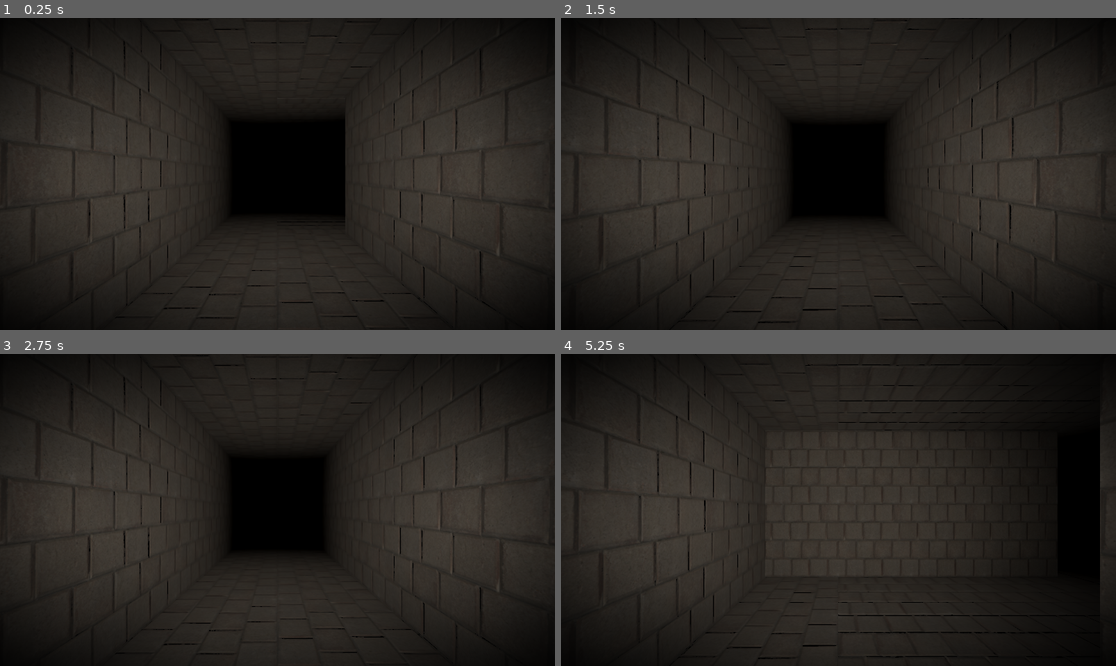
Above: before the commit, frames 1-4 (two rows, left to right).
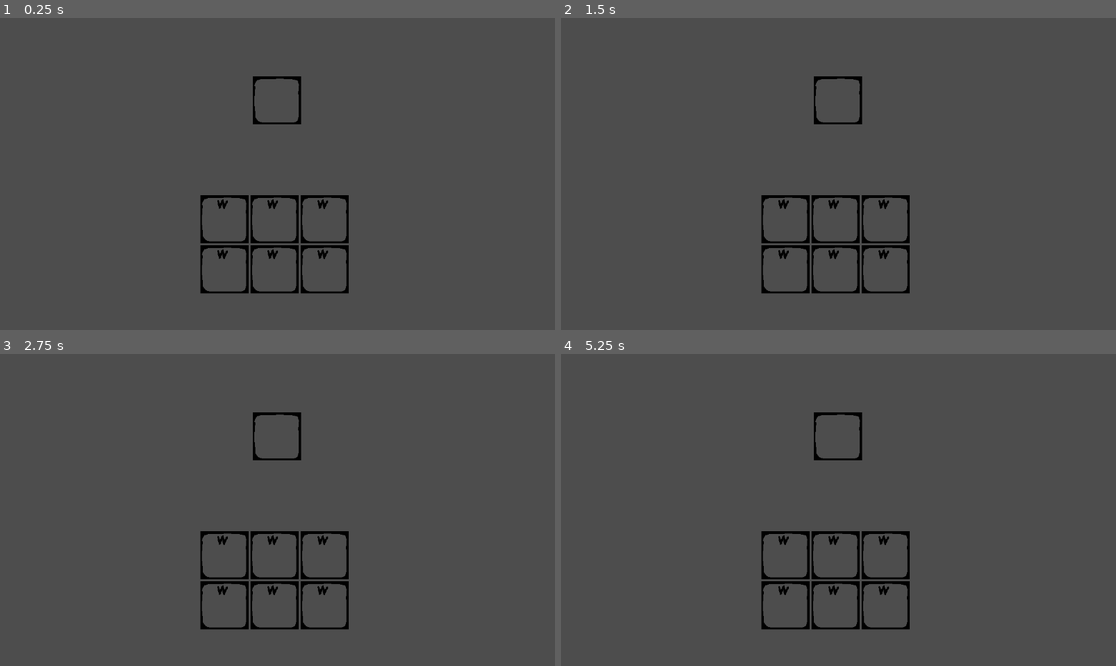
Above: after the commit, the same moments.

Repository: painttist/2023-04-04-Dungeon-Crawler-Jam
Game: Godot game, scene res://main.tscn
Two runs of this game, one before a commit and one after it. Both use one fixed random seed, a clock stepped at 60 frames per second and the inputs below. Before the commit the project starts from res://scenes/main.tscn.
Inputs:
- Up to frame 1 (0.25 s): no input
- Up to frame 2 (1.5 s): tap Enter at 0.5 s; hold D (right) 0.53-1.28 s; tap Space at 1.25 s; hold S (backward) from 1.28 s (still down)
- Up to frame 3 (2.75 s): tap Enter at 2 s; release S (backward) at 2.03 s; hold D (right) from 2.03 s (still down)
- Up to frame 4 (5.25 s): tap Space at 2.75, 5 s; release D (right) at 2.78 s; hold W (forward) 2.78-3.53 s; hold A (left) 3.53-5.03 s; tap Enter at 4.25 s; hold S (backward) from 5.03 s (still down)

The runs differ from the first frame. In frame 1, 97% of the frame differs, in the area x 0-100%, y 0-100%; in frame 2, 97%; in frame 3, 97%; in frame 4, 98%.

Commit message:
Inventory: set up

Diff:
--- /dev/null
+++ b/Draggable.gd
@@ -0,0 +1,20 @@
+extends TextureRect
+
+
+
+# Called when the node enters the scene tree for the first time.
+func _ready():
+
+	pass # Replace with function body.
+
+
+# Called every frame. 'delta' is the elapsed time since the previous frame.
+func _process(delta):
+	pass
+
+func _get_drag_data(at_position: Vector2):
+	print("get drag data: ", at_position)
+	var preview = TextureRect.new()
+	preview.texture = preload("res://Sprites/sword.png")
+	set_drag_preview(preview)
+	return self
--- /dev/null
+++ b/Draggable.tscn
@@ -0,0 +1,10 @@
+[gd_scene load_steps=3 format=3 uid="uid://ct3r82718w55y"]
+
+[ext_resource type="Texture2D" uid="uid://bitjffsxlw7hv" path="res://Sprites/slot_bg.png" id="1_g27s4"]
+[ext_resource type="Script" path="res://Draggable.gd" id="2_00he6"]
+
+[node name="Draggable" type="TextureRect"]
+offset_right = 40.0
+offset_bottom = 40.0
+texture = ExtResource("1_g27s4")
+script = ExtResource("2_00he6")
--- /dev/null
+++ b/Inventory.gd
@@ -0,0 +1,43 @@
+extends Panel
+
+class_name Inventory
+
+var inventory_slots = [
+	[null, null, null],
+	[null, null, null]
+];
+
+enum {
+	ARROW_UP,
+	SWORD,
+}
+
+# Called when the node enters the scene tree for the first time.
+func _ready():
+	var children = get_children()
+	var grid;
+	for child in children:
+		if child is GridContainer:
+			grid = child
+			break
+
+	var slots = grid.get_children()
+	var slot_count = 0
+	for slot in slots:
+		if is_instance_of(slot, InventorySlot):
+			inventory_slots[slot_count / 3][slot_count % 3] = slot
+			slot_count += 1
+
+#	# check inventory init
+#	print("check inventory init")
+#	for row in range(2):
+#		for col in range(3):
+#			print(inventory[row][col])
+
+func check_availble_for_place() -> bool:
+	print("check")
+	return true
+
+# Called every frame. 'delta' is the elapsed time since the previous frame.
+func _process(delta):
+	pass
--- /dev/null
+++ b/Inventory.tscn
@@ -0,0 +1,72 @@
+[gd_scene load_steps=4 format=3 uid="uid://d2ujpa2sybd7d"]
+
+[ext_resource type="Script" path="res://Inventory.gd" id="1_chvbc"]
+[ext_resource type="PackedScene" uid="uid://dookavn8tuqex" path="res://InventorySlot.tscn" id="1_jnp22"]
+
+[sub_resource type="StyleBoxTexture" id="StyleBoxTexture_h4oco"]
+
+[node name="Inventory" type="Panel"]
+theme_override_styles/panel = SubResource("StyleBoxTexture_h4oco")
+script = ExtResource("1_chvbc")
+
+[node name="GridContainer" type="GridContainer" parent="."]
+layout_mode = 1
+anchors_preset = 15
+anchor_right = 1.0
+anchor_bottom = 1.0
+offset_left = -154.0
+offset_top = -103.0
+offset_right = 154.0
+offset_bottom = 101.0
+grow_horizontal = 2
+grow_vertical = 2
+columns = 3
+
+[node name="Slot" parent="GridContainer" instance=ExtResource("1_jnp22")]
+layout_mode = 2
+
+[node name="Slot2" parent="GridContainer" instance=ExtResource("1_jnp22")]
+layout_mode = 2
+
+[node name="Slot3" parent="GridContainer" instance=ExtResource("1_jnp22")]
+layout_mode = 2
+
+[node name="Slot4" parent="GridContainer" instance=ExtResource("1_jnp22")]
+layout_mode = 2
+
+[node name="Slot5" parent="GridContainer" instance=ExtResource("1_jnp22")]
+layout_mode = 2
+
+[node name="Slot6" parent="GridContainer" instance=ExtResource("1_jnp22")]
+layout_mode = 2
+
+[node name="GridContainer2" type="GridContainer" parent="."]
+layout_mode = 1
+anchors_preset = 15
+anchor_right = 1.0
+anchor_bottom = 1.0
+offset_left = -154.0
+offset_top = -103.0
+offset_right = 154.0
+offset_bottom = 101.0
+grow_horizontal = 2
+grow_vertical = 2
+columns = 3
+
+[node name="Slot" parent="GridContainer2" instance=ExtResource("1_jnp22")]
+layout_mode = 2
+
+[node name="Slot2" parent="GridContainer2" instance=ExtResource("1_jnp22")]
+layout_mode = 2
+
+[node name="Slot3" parent="GridContainer2" instance=ExtResource("1_jnp22")]
+layout_mode = 2
+
+[node name="Slot4" parent="GridContainer2" instance=ExtResource("1_jnp22")]
+layout_mode = 2
+
+[node name="Slot5" parent="GridContainer2" instance=ExtResource("1_jnp22")]
+layout_mode = 2
+
+[node name="Slot6" parent="GridContainer2" instance=ExtResource("1_jnp22")]
+layout_mode = 2
--- /dev/null
+++ b/InventorySlot.gd
@@ -0,0 +1,23 @@
+extends TextureRect
+
+class_name InventorySlot
+
+var inventory: Inventory
+
+# Called when the node enters the scene tree for the first time.
+func _ready():
+	inventory = get_parent().get_parent()
+	pass # Replace with function body.
+
+
+# Called every frame. 'delta' is the elapsed time since the previous frame.
+func _process(delta):
+	pass
+
+func _can_drop_data(at_position, data) -> bool:
+#	print("can drop data")
+	return inventory.check_availble_for_place()
+
+func _drop_data(at_position, data):
+	print("drop data")
+	pass
--- /dev/null
+++ b/InventorySlot.tscn
@@ -0,0 +1,22 @@
+[gd_scene load_steps=4 format=3 uid="uid://dookavn8tuqex"]
+
+[ext_resource type="Texture2D" uid="uid://bitjffsxlw7hv" path="res://Sprites/slot_bg.png" id="1_qj6vg"]
+[ext_resource type="Script" path="res://InventorySlot.gd" id="2_1cc5t"]
+[ext_resource type="Texture2D" uid="uid://cuqqqqgok0tdn" path="res://Sprites/W.png" id="3_lbif8"]
+
+[node name="Slot" type="TextureRect"]
+offset_left = -1.0
+offset_top = -3.0
+offset_right = 99.0
+offset_bottom = 97.0
+texture = ExtResource("1_qj6vg")
+script = ExtResource("2_1cc5t")
+
+[node name="TextureRect" type="TextureRect" parent="."]
+layout_mode = 0
+offset_left = 35.0
+offset_top = 9.0
+offset_right = 75.0
+offset_bottom = 49.0
+scale = Vector2(0.555659, 0.499971)
+texture = ExtResource("3_lbif8")
--- /dev/null
+++ b/main.tscn
@@ -0,0 +1,30 @@
+[gd_scene load_steps=3 format=3 uid="uid://c6y1hy2gt8kts"]
+
+[ext_resource type="PackedScene" uid="uid://d2ujpa2sybd7d" path="res://Inventory.tscn" id="1_36q1x"]
+[ext_resource type="PackedScene" uid="uid://ct3r82718w55y" path="res://Draggable.tscn" id="2_nbn8j"]
+
+[node name="World" type="Node3D"]
+
+[node name="UI" type="Control" parent="."]
+layout_mode = 3
+anchors_preset = 15
+anchor_right = 1.0
+anchor_bottom = 1.0
+grow_horizontal = 2
+grow_vertical = 2
+size_flags_horizontal = 4
+size_flags_vertical = 4
+metadata/_edit_use_anchors_ = true
+
+[node name="Draggable" parent="UI" instance=ExtResource("2_nbn8j")]
+offset_left = 525.0
+offset_top = 121.0
+offset_right = 625.0
+offset_bottom = 221.0
+
+[node name="Inventory" parent="UI" instance=ExtResource("1_36q1x")]
+layout_mode = 0
+offset_left = 570.0
+offset_top = 471.0
+offset_right = 570.0
+offset_bottom = 471.0
--- a/project.godot
+++ b/project.godot
@@ -11,9 +11,10 @@
 [application]
 
 config/name="Dungeon Crawler Duoality"
-run/main_scene="res://scenes/main.tscn"
+run/main_scene="res://main.tscn"
 config/features=PackedStringArray("4.0", "Forward Plus")
 config/icon="res://icon.svg"
+<<<<<<<Updatedupstreamrun/main_scene="res://scenes/main.tscn"
 
 [input]
 
@@ -47,3 +48,10 @@
 "events": [Object(InputEventKey,"resource_local_to_scene":false,"resource_name":"","device":-1,"window_id":0,"alt_pressed":false,"shift_pressed":false,"ctrl_pressed":false,"meta_pressed":false,"pressed":false,"keycode":0,"physical_keycode":69,"key_label":0,"unicode":101,"echo":false,"script":null)
 ]
 }
+run/main_scene="res://main.tscn"
+config/features=PackedStringArray("4.0", "Forward Plus")
+config/icon="res://icon.svg"
+
+[rendering]
+
+textures/canvas_textures/default_texture_filter=0
Binary file added: Sprites/A.png
Not shown, added: Sprites/A.png.import
Binary file added: Sprites/W.png
Not shown, added: Sprites/W.png.import
Binary file added: Sprites/slot_bg.png
Not shown, added: Sprites/slot_bg.png.import
Binary file added: Sprites/sword.png
Not shown, added: Sprites/sword.png.import
Not shown: 7 places in tileset.tres that only renumber resources
